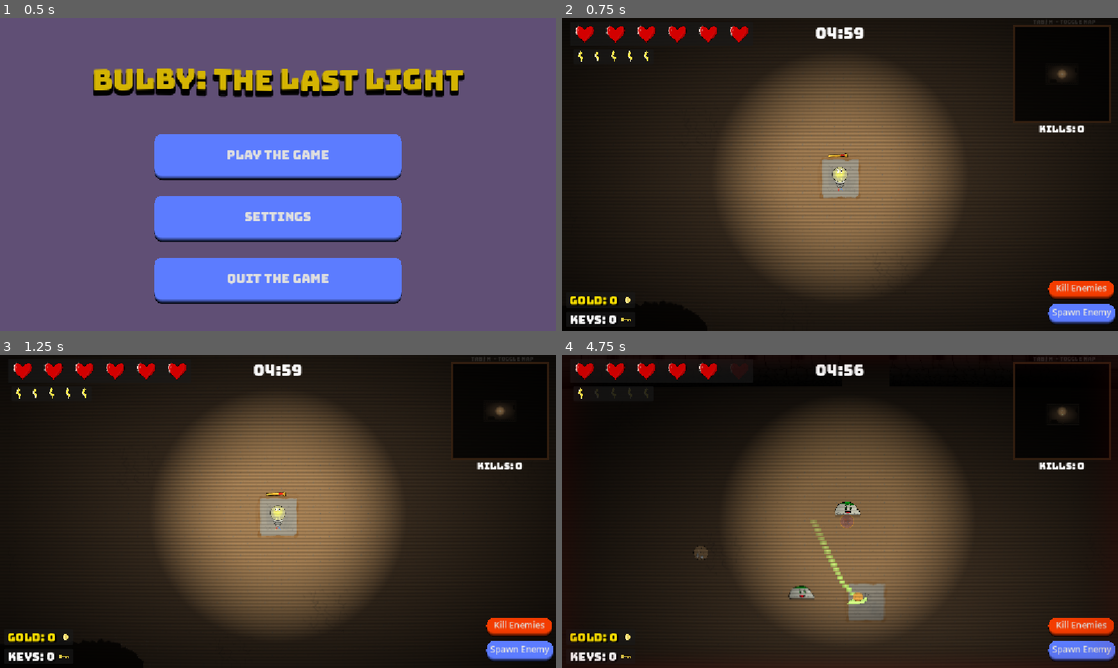
Above: before the commit, frames 1-4 (two rows, left to right).
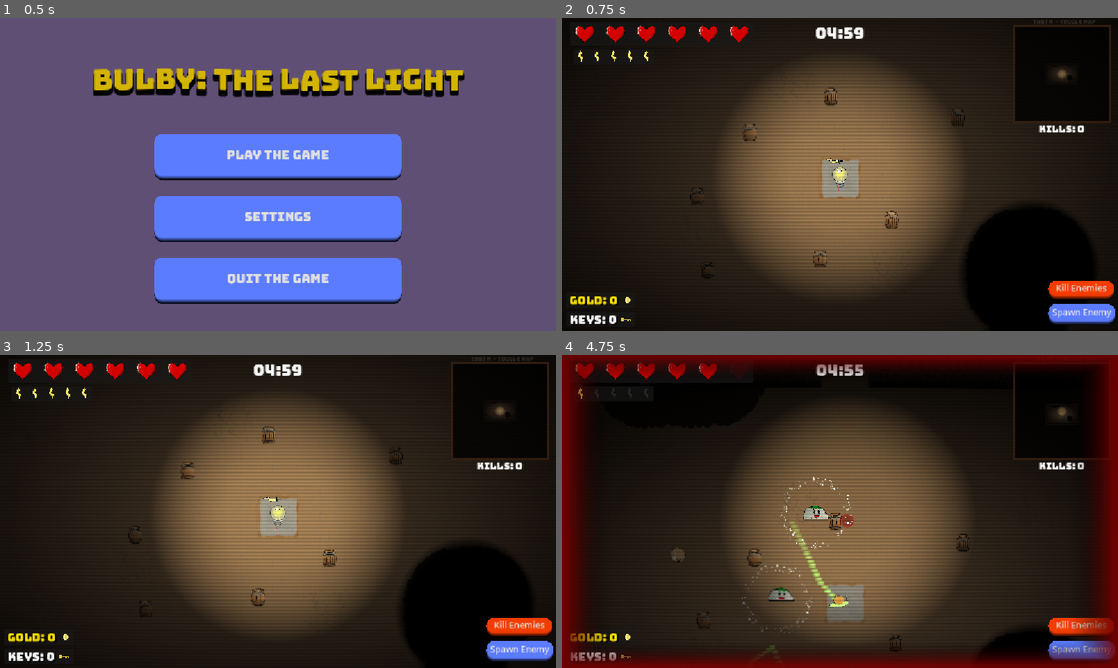
Above: after the commit, the same moments.

Repository: olssonrasmus792-a11y/bindelse-av-isac
Game: Godot game, scene res://Scenes/main_menu.tscn
The game is run twice, just before and just after one commit, with the same random seed, the same clock (stepped at 60 frames per second) and the same inputs.
Inputs (mouse positions are in pixels of both pictures, inside the frame that each line leads up to):
- Up to frame 1 (0.5 s): no input
- Up to frame 2 (0.75 s): click "play the game" at 0.5 s
- Up to frame 3 (1.25 s): no input
- Up to frame 4 (4.75 s): click "Kill Enemies" at 1.25 s; click "Spawn Enemy" at 2 s; move the mouse to (812, 574) at 2.77 s; press the mouse at (812, 574) at 2.78 s; hold W (up) 2.78-3.5 s; tap Space (roll) at 3.05, 4.55 s; release the mouse at (812, 574) at 3.5 s; drag from (1006, 558) to (840, 511) at 3.52 s; move the mouse to (673, 464) at 4.27 s; press the mouse at (673, 464) at 4.28 s; hold A (left) from 4.28 s (still down)

Frame 1 is identical in both runs. In frame 2, 5.6% of the frame differs, in the area x 23-96%, y 18-97%; in frame 3, 5.6%; in frame 4, 19%, in the area x 0-100%, y 0-100%.

Commit message:
barrels

Diff:
--- /dev/null
+++ b/Heart.tscn
@@ -0,0 +1,30 @@
+[gd_scene load_steps=4 format=3 uid="uid://i070iqw33271"]
+
+[ext_resource type="Script" uid="uid://cukff1cbdas8p" path="res://heart.gd" id="1_fhu63"]
+[ext_resource type="Texture2D" uid="uid://8br0jwustric" path="res://Textures/heart.png" id="2_fhu63"]
+
+[sub_resource type="CircleShape2D" id="CircleShape2D_jc2lb"]
+radius = 32.0
+
+[node name="Node2D" type="Node2D"]
+script = ExtResource("1_fhu63")
+
+[node name="ColorRect" type="ColorRect" parent="."]
+offset_left = -10.0
+offset_top = 14.0
+offset_right = 10.0
+offset_bottom = 18.0
+color = Color(0, 0, 0, 0.19607843)
+
+[node name="Sprite2D" type="Sprite2D" parent="."]
+position = Vector2(1, 0)
+scale = Vector2(0.25, 0.25)
+texture = ExtResource("2_fhu63")
+
+[node name="PickUpArea" type="Area2D" parent="."]
+
+[node name="CollisionShape2D" type="CollisionShape2D" parent="PickUpArea"]
+shape = SubResource("CircleShape2D_jc2lb")
+
+[connection signal="body_entered" from="PickUpArea" to="." method="_on_pick_up_area_body_entered"]
+[connection signal="body_exited" from="PickUpArea" to="." method="_on_pick_up_area_body_exited"]
--- /dev/null
+++ b/Scenes/Coin.tscn
@@ -0,0 +1,30 @@
+[gd_scene load_steps=4 format=3 uid="uid://domnfqwbnuort"]
+
+[ext_resource type="Script" uid="uid://dulmb4485ipqf" path="res://Scripts/coin.gd" id="1_somhs"]
+[ext_resource type="Texture2D" uid="uid://bi3cf83ewrg3n" path="res://Textures/coin.png" id="2_wjfxq"]
+
+[sub_resource type="CircleShape2D" id="CircleShape2D_jc2lb"]
+radius = 13.0
+
+[node name="Node2D" type="Node2D"]
+script = ExtResource("1_somhs")
+
+[node name="ColorRect" type="ColorRect" parent="."]
+offset_left = -10.0
+offset_top = 14.0
+offset_right = 10.0
+offset_bottom = 18.0
+color = Color(0, 0, 0, 0.19607843)
+
+[node name="Sprite2D" type="Sprite2D" parent="."]
+position = Vector2(1, 0)
+scale = Vector2(0.25, 0.25)
+texture = ExtResource("2_wjfxq")
+
+[node name="PickUpArea" type="Area2D" parent="."]
+
+[node name="CollisionShape2D" type="CollisionShape2D" parent="PickUpArea"]
+shape = SubResource("CircleShape2D_jc2lb")
+
+[connection signal="body_entered" from="PickUpArea" to="." method="_on_pick_up_area_body_entered"]
+[connection signal="body_exited" from="PickUpArea" to="." method="_on_pick_up_area_body_exited"]
--- /dev/null
+++ b/Scenes/barrel.tscn
@@ -0,0 +1,19 @@
+[gd_scene load_steps=4 format=3 uid="uid://d4b5t5w22h0ko"]
+
+[ext_resource type="Script" uid="uid://4r5ayjffwgh3" path="res://Scripts/barrel.gd" id="1_m5w3l"]
+[ext_resource type="Texture2D" uid="uid://lyun75p0rj50" path="res://Textures/Barrel.png" id="2_rp70x"]
+
+[sub_resource type="RectangleShape2D" id="RectangleShape2D_a12vh"]
+size = Vector2(108, 142)
+
+[node name="Barrel" type="StaticBody2D" groups=["barrel"]]
+scale = Vector2(0.5, 0.5)
+script = ExtResource("1_m5w3l")
+
+[node name="Sprite2D" type="Sprite2D" parent="."]
+texture = ExtResource("2_rp70x")
+
+[node name="CollisionShape2D" type="CollisionShape2D" parent="."]
+visible = false
+position = Vector2(2, 1)
+shape = SubResource("RectangleShape2D_a12vh")
--- /dev/null
+++ b/Scenes/barrel_explosion.tscn
@@ -0,0 +1,45 @@
+[gd_scene load_steps=6 format=3 uid="uid://dddnxhabc8fbn"]
+
+[sub_resource type="Gradient" id="Gradient_1tdys"]
+offsets = PackedFloat32Array(0, 0.28)
+colors = PackedColorArray(0.23874435, 0.23874438, 0.23874435, 1, 0.5106012, 0.5106013, 0.5106012, 0)
+
+[sub_resource type="GradientTexture2D" id="GradientTexture2D_w6ax0"]
+gradient = SubResource("Gradient_1tdys")
+width = 128
+height = 128
+fill = 1
+fill_from = Vector2(0.5, 0.5)
+
+[sub_resource type="Curve" id="Curve_n4cgw"]
+_data = [Vector2(0, 1), 0.0, 0.0, 0, 0, Vector2(1, 0), 0.0, 0.0, 0, 0]
+point_count = 2
+
+[sub_resource type="CurveTexture" id="CurveTexture_0cukp"]
+curve = SubResource("Curve_n4cgw")
+
+[sub_resource type="ParticleProcessMaterial" id="ParticleProcessMaterial_qpb77"]
+particle_flag_disable_z = true
+direction = Vector3(0, -1, 0)
+spread = 180.0
+initial_velocity_min = 76.09
+initial_velocity_max = 202.64
+gravity = Vector3(0, 0, 0)
+linear_accel_min = -80.58
+linear_accel_max = -80.58
+damping_max = 26.316002
+scale_max = 3.0
+scale_curve = SubResource("CurveTexture_0cukp")
+hue_variation_min = -2.2351742e-08
+hue_variation_max = 0.19999997
+turbulence_noise_strength = 0.0
+turbulence_noise_scale = 3.077
+
+[node name="BarrelExplosion" type="GPUParticles2D"]
+emitting = false
+amount = 40
+texture = SubResource("GradientTexture2D_w6ax0")
+one_shot = true
+explosiveness = 1.0
+randomness = 0.5
+process_material = SubResource("ParticleProcessMaterial_qpb77")
--- a/Scenes/jump_effects.tscn
+++ b/Scenes/jump_effects.tscn
@@ -1,6 +1,6 @@
 [gd_scene load_steps=20 format=3 uid="uid://b4qmvkb0gafpl"]
 
-[ext_resource type="Script" uid="uid://02ah20uwe80r" path="res://Scenes/jump_effects.gd" id="1_13wyp"]
+[ext_resource type="Script" uid="uid://02ah20uwe80r" path="res://Scripts/jump_effects.gd" id="1_13wyp"]
 
 [sub_resource type="Gradient" id="Gradient_mwejy"]
 offsets = PackedFloat32Array(0)
@@ -135,7 +135,7 @@
 explosiveness = 1.0
 collision_base_size = 3.0
 local_coords = true
-trail_lifetime = 0.09999999999999999
+trail_lifetime = 0.1
 trail_sections = 12
 process_material = SubResource("ParticleProcessMaterial_gf5sf")
 
@@ -165,19 +165,16 @@
 process_material = SubResource("ParticleProcessMaterial_bspdm")
 
 [node name="Collision" type="Area2D" parent="."]
-visible = false
 
 [node name="CollisionShape2D" type="CollisionShape2D" parent="Collision"]
 shape = SubResource("CircleShape2D_yk1pb")
 
 [node name="Collision2" type="Area2D" parent="."]
-visible = false
 
 [node name="CollisionShape2D" type="CollisionShape2D" parent="Collision2"]
 shape = SubResource("CircleShape2D_13wyp")
 
 [node name="Collision3" type="Area2D" parent="."]
-visible = false
 
 [node name="CollisionShape2D" type="CollisionShape2D" parent="Collision3"]
 shape = SubResource("CircleShape2D_fu3cw")
--- a/Scenes/main.tscn
+++ b/Scenes/main.tscn
@@ -95,15 +95,12 @@
 position = Vector2(576, 320)
 script = ExtResource("3_8gbba")
 
-[node name="BatSprite" parent="Player/AttackArea" index="0"]
-frame_progress = 0.0
-
 [node name="RollTimer" type="Timer" parent="Player" groups=["timers"]]
 wait_time = 0.4
 one_shot = true
 
 [node name="AttackTimer" type="Timer" parent="Player" groups=["timers"]]
-wait_time = 0.1
+wait_time = 0.2
 one_shot = true
 
 [node name="AttackCooldown" type="Timer" parent="Player" groups=["timers"]]
--- a/Scenes/player.tscn
+++ b/Scenes/player.tscn
@@ -1,8 +1,9 @@
-[gd_scene load_steps=35 format=3 uid="uid://cyhswvdif7wx7"]
+[gd_scene load_steps=42 format=3 uid="uid://cyhswvdif7wx7"]
 
 [ext_resource type="Script" uid="uid://b2ak88d4qpiug" path="res://Scripts/Weapon.gd" id="1_6t5aa"]
-[ext_resource type="Texture2D" uid="uid://bo61tqjm0cruy" path="res://Textures/Bat.png" id="1_cvnsp"]
 [ext_resource type="Texture2D" uid="uid://dqkxms1huepa7" path="res://Textures/Bulb Run sprite sheet.png" id="1_v0iea"]
+[ext_resource type="Texture2D" uid="uid://crgjvc2x6p5mk" path="res://Textures/Sword.png" id="2_6t5aa"]
+[ext_resource type="Texture2D" uid="uid://dyt6v2vuvu7c0" path="res://Textures/Sword new (3).png" id="3_vgqql"]
 
 [sub_resource type="CapsuleShape2D" id="CapsuleShape2D_344ge"]
 radius = 28.0
@@ -23,47 +24,94 @@
 fill_from = Vector2(0.5, 0.5)
 fill_to = Vector2(0.9626168, 0.07165109)
 
+[sub_resource type="AtlasTexture" id="AtlasTexture_xwi16"]
+atlas = ExtResource("3_vgqql")
+region = Rect2(4200, 600, 600, 600)
+
+[sub_resource type="AtlasTexture" id="AtlasTexture_ph33w"]
+atlas = ExtResource("3_vgqql")
+region = Rect2(5400, 600, 600, 600)
+
+[sub_resource type="AtlasTexture" id="AtlasTexture_r7t2e"]
+atlas = ExtResource("3_vgqql")
+region = Rect2(6600, 600, 600, 600)
+
+[sub_resource type="AtlasTexture" id="AtlasTexture_ax3m3"]
+atlas = ExtResource("3_vgqql")
+region = Rect2(7800, 600, 600, 600)
+
 [sub_resource type="AtlasTexture" id="AtlasTexture_igrcy"]
-atlas = ExtResource("1_cvnsp")
-region = Rect2(0, 200, 200, 200)
-
-[sub_resource type="AtlasTexture" id="AtlasTexture_fs7ks"]
-atlas = ExtResource("1_cvnsp")
-region = Rect2(200, 200, 200, 200)
-
-[sub_resource type="AtlasTexture" id="AtlasTexture_l6n3p"]
-atlas = ExtResource("1_cvnsp")
-region = Rect2(400, 200, 200, 200)
-
-[sub_resource type="AtlasTexture" id="AtlasTexture_olqyp"]
-atlas = ExtResource("1_cvnsp")
-region = Rect2(800, 200, 200, 200)
-
-[sub_resource type="AtlasTexture" id="AtlasTexture_wpjfl"]
-atlas = ExtResource("1_cvnsp")
-region = Rect2(1000, 200, 200, 200)
-
-[sub_resource type="SpriteFrames" id="SpriteFrames_0gysh"]
+atlas = ExtResource("3_vgqql")
+region = Rect2(6600, 600, 600, 600)
+
+[sub_resource type="AtlasTexture" id="AtlasTexture_sbwqj"]
+atlas = ExtResource("3_vgqql")
+region = Rect2(5400, 600, 600, 600)
+
+[sub_resource type="AtlasTexture" id="AtlasTexture_sweqm"]
+atlas = ExtResource("3_vgqql")
+region = Rect2(4200, 600, 600, 600)
+
+[sub_resource type="AtlasTexture" id="AtlasTexture_0gysh"]
+atlas = ExtResource("2_6t5aa")
+region = Rect2(0, 0, 600, 600)
+
+[sub_resource type="AtlasTexture" id="AtlasTexture_vfarp"]
+atlas = ExtResource("2_6t5aa")
+region = Rect2(600, 0, 600, 600)
+
+[sub_resource type="AtlasTexture" id="AtlasTexture_y6uwr"]
+atlas = ExtResource("2_6t5aa")
+region = Rect2(1200, 0, 600, 600)
+
+[sub_resource type="AtlasTexture" id="AtlasTexture_83xs0"]
+atlas = ExtResource("2_6t5aa")
+region = Rect2(1800, 0, 600, 600)
+
+[sub_resource type="SpriteFrames" id="SpriteFrames_ypfnu"]
 animations = [{
 "frames": [{
 "duration": 1.0,
+"texture": SubResource("AtlasTexture_xwi16")
+}, {
+"duration": 1.0,
+"texture": SubResource("AtlasTexture_ph33w")
+}, {
+"duration": 1.0,
+"texture": SubResource("AtlasTexture_r7t2e")
+}, {
+"duration": 1.0,
+"texture": SubResource("AtlasTexture_ax3m3")
+}, {
+"duration": 1.0,
 "texture": SubResource("AtlasTexture_igrcy")
 }, {
 "duration": 1.0,
-"texture": SubResource("AtlasTexture_fs7ks")
-}, {
-"duration": 1.0,
-"texture": SubResource("AtlasTexture_l6n3p")
-}, {
-"duration": 1.0,
-"texture": SubResource("AtlasTexture_olqyp")
-}, {
-"duration": 1.0,
-"texture": SubResource("AtlasTexture_wpjfl")
+"texture": SubResource("AtlasTexture_sbwqj")
+}, {
+"duration": 1.0,
+"texture": SubResource("AtlasTexture_sweqm")
 }],
 "loop": false,
 "name": &"Attack",
-"speed": 16.0
+"speed": 30.0
+}, {
+"frames": [{
+"duration": 1.0,
+"texture": SubResource("AtlasTexture_0gysh")
+}, {
+"duration": 1.0,
+"texture": SubResource("AtlasTexture_vfarp")
+}, {
+"duration": 1.0,
+"texture": SubResource("AtlasTexture_y6uwr")
+}, {
+"duration": 1.0,
+"texture": SubResource("AtlasTexture_83xs0")
+}],
+"loop": true,
+"name": &"Idle",
+"speed": 15.0
 }]
 
 [sub_resource type="AtlasTexture" id="AtlasTexture_vgqql"]
@@ -292,18 +340,18 @@
 rotation = 0.05905618
 script = ExtResource("1_6t5aa")
 
-[node name="BatSprite" type="AnimatedSprite2D" parent="AttackArea"]
-z_index = 2
-position = Vector2(65, 9.000002)
-rotation = -1.8844452
-sprite_frames = SubResource("SpriteFrames_0gysh")
-animation = &"Attack"
-frame = 4
-frame_progress = 1.0
-flip_v = true
-
 [node name="AttackCollision" type="CollisionPolygon2D" parent="AttackArea"]
-polygon = PackedVector2Array(47, -55, 81, -49, 102, -32, 117, -18, 125, 4, 123, 14, 111, 20, 83, 29, 62, 37, 42, 40, 35, 25, 37, -7, 36, -43)
+position = Vector2(-4.682544, -19.292952)
+polygon = PackedVector2Array(50.699936, -49.543087, 80.88373, -47.320713, 106.66646, -34.820667, 121.95927, -21.235283, 135.21808, 7.56806, 135.22832, 41.62683, 113.50275, 46.91834, 102.63997, 49.56409, 97.235535, 42.871407, 69.46141, 47.518787, 48.398727, 39.211777, 36.41453, 22.890652, 32.97763, -10.428894, 30.852846, -46.36613)
+
+[node name="SwordSprite" type="AnimatedSprite2D" parent="AttackArea"]
+position = Vector2(50.61969, 14.092546)
+rotation = -0.7075157
+scale = Vector2(0.21999998, 0.21999998)
+sprite_frames = SubResource("SpriteFrames_ypfnu")
+animation = &"Idle"
+autoplay = "Idle"
+offset = Vector2(96.62975, -84.13229)
 
 [node name="Visuals" type="Node2D" parent="."]
 
--- a/Scenes/room.tscn
+++ b/Scenes/room.tscn
@@ -13,6 +13,7 @@
 [ext_resource type="Texture2D" uid="uid://h8djb4sx8vhl" path="res://Textures/Tiles/Drop corner.png" id="11_03u2k"]
 [ext_resource type="Texture2D" uid="uid://nbsolrltr2nk" path="res://Textures/Tiles/Wall 3.png" id="11_wph6n"]
 [ext_resource type="Texture2D" uid="uid://b3dgkrexylwy" path="res://Textures/Tiles/Wall 4.png" id="13_03u2k"]
+[ext_resource type="PackedScene" uid="uid://d4b5t5w22h0ko" path="res://Scenes/barrel.tscn" id="14_5fqy3"]
 
 [sub_resource type="TileSetAtlasSource" id="TileSetAtlasSource_4gp0m"]
 texture = ExtResource("2_gkney")
@@ -308,6 +309,7 @@
 texture = SubResource("GradientTexture2D_5fqy3")
 
 [node name="NavigationRegion2D" type="NavigationRegion2D" parent="."]
+visible = false
 position = Vector2(8, -8)
 navigation_polygon = SubResource("NavigationPolygon_03u2k")
 
@@ -321,6 +323,27 @@
 affect_navigation_mesh = true
 carve_navigation_mesh = true
 
+[node name="Barrel" parent="." instance=ExtResource("14_5fqy3")]
+position = Vector2(1016, 1240)
+
+[node name="Barrel2" parent="." instance=ExtResource("14_5fqy3")]
+position = Vector2(1313, 1077)
+
+[node name="Barrel3" parent="." instance=ExtResource("14_5fqy3")]
+position = Vector2(723, 713)
+
+[node name="Barrel4" parent="." instance=ExtResource("14_5fqy3")]
+position = Vector2(503, 979)
+
+[node name="Barrel5" parent="." instance=ExtResource("14_5fqy3")]
+position = Vector2(1060, 563)
+
+[node name="Barrel6" parent="." instance=ExtResource("14_5fqy3")]
+position = Vector2(1591, 651)
+
+[node name="Barrel7" parent="." instance=ExtResource("14_5fqy3")]
+position = Vector2(541, 1291)
+
 [connection signal="body_entered" from="Area2D" to="." method="_on_area_2d_body_entered"]
 [connection signal="body_exited" from="Area2D" to="." method="_on_area_2d_body_exited"]
 [connection signal="body_entered" from="EnemySpawnArea" to="." method="_on_enemy_spawn_area_body_entered"]
--- a/Scripts/Weapon.gd
+++ b/Scripts/Weapon.gd
@@ -1,7 +1,7 @@
 extends Area2D
 
 
-@export var distance_from_player := 40
+@export var distance_from_player := 15
 
 func _process(_delta):
 	var mouse_pos = get_global_mouse_position()
--- /dev/null
+++ b/Scripts/barrel.gd
@@ -0,0 +1,42 @@
+extends Node2D
+
+@export var explosion_scene = preload("res://Scenes/barrel_explosion.tscn")
+@export var coin_scene = preload("res://Scenes/Coin.tscn")
+@export var key_scene := preload("res://Scenes/Key.tscn")
+@export var heart_scene := preload("res://Heart.tscn")
+
+var coin_spawn_chance = 0.4
+var key_spawn_chance = 0.05
+var hp_spawn_chance = 0.1
+
+# Called every frame. 'delta' is the elapsed time since the previous frame.
+func _process(_delta: float) -> void:
+	pass
+
+func hit():
+	drop_loot()
+
+	var explosion = explosion_scene.instantiate()
+
+	explosion.global_position = position
+	get_parent().call_deferred("add_child", explosion)  # defer adding
+	explosion.emitting = true
+
+	queue_free()
+
+func drop_loot():
+
+	if randf() < coin_spawn_chance:
+		var item = coin_scene.instantiate()
+		item.global_position = position + Vector2(randi_range(-25, 25), randi_range(-25, 25))
+		get_parent().call_deferred("add_child", item)  # defer adding
+
+	if randf() < key_spawn_chance:
+		var item = key_scene.instantiate()
+		item.global_position = position + Vector2(randi_range(-25, 25), randi_range(-25, 25))
+		get_parent().call_deferred("add_child", item)  # defer adding
+
+	if randf() < hp_spawn_chance:
+		var item = heart_scene.instantiate()
+		item.global_position = position + Vector2(randi_range(-25, 25), randi_range(-25, 25))
+		get_parent().call_deferred("add_child", item)  # defer adding
--- /dev/null
+++ b/Scripts/coin.gd
@@ -0,0 +1,44 @@
+extends Node2D
+
+@onready var sprite_2d: Sprite2D = $Sprite2D
+
+var base_y
+var time := 0.0
+@export var float_speed := 2.0
+@export var float_amount := 5.0
+
+var pickup_delay_timer = 0.0
+var pickup_delay_duration = 0.5
+
+var can_pick_up = false
+var player_is_close = false
+
+func _ready() -> void:
+	pickup_delay_timer = pickup_delay_duration
+	base_y = sprite_2d.position.y
+
+func _process(delta: float) -> void:
+	if pickup_delay_timer > 0:
+		pickup_delay_timer -= delta
+		if pickup_delay_timer <= 0:
+			can_pick_up = true
+
+	if player_is_close and can_pick_up:
+		GameState.gold += 1
+		var floating_text_scene = preload("res://Scenes/FloatingText.tscn")
+		var ft = floating_text_scene.instantiate()
+		ft.text = "+1 Coin"
+		ft.global_position = global_position
+		get_tree().current_scene.add_child(ft)  # Or a dedicated UI node
+		queue_free()
+
+	time += delta
+	sprite_2d.position.y = base_y + sin(time * float_speed) * float_amount
+
+func _on_pick_up_area_body_entered(body: Node2D) -> void:
+	if body.name == "Player" and can_pick_up:
+		player_is_close = true
+
+func _on_pick_up_area_body_exited(body: Node2D) -> void:
+	if body.name == "Player":
+		player_is_close = false
--- a/Scenes/jump_effects.gd
+++ b/Scripts/jump_effects.gd
@@ -21,12 +21,18 @@
 func _process(_delta: float) -> void:
 	if jump_effect.emitting:
 		collision.monitoring = true
+	else:
+		collision.monitoring = false
 
 	if jump_effect_2.emitting:
 		collision_2.monitoring = true
+	else:
+		collision_2.monitoring = false
 
 	if jump_effect_3.emitting:
 		collision_3.monitoring = true
+	else:
+		collision_3.monitoring = false
 
 
 func _on_collision_body_entered(body: Node2D) -> void:
--- a/Scripts/player.gd
+++ b/Scripts/player.gd
@@ -15,13 +15,17 @@
 @onready var health_panel: PanelContainer = $"../UI/health_panel"
 @onready var stamina_panel: PanelContainer = $"../UI/stamina_panel"
 @onready var attack_area: Area2D = $AttackArea
-@onready var bat_sprite: AnimatedSprite2D = $AttackArea/BatSprite
+@onready var sword_sprite: AnimatedSprite2D = $AttackArea/SwordSprite
 @onready var color_timer: Timer = $ColorTimer
 @onready var ambient_light: CanvasModulate = $"../Ambient Light"
 @onready var death_particles: GPUParticles2D = $Visuals/DeathParticles
 @onready var damage_vignette: TextureRect = $"../UI/DamageVignette"
 
 enum ColorState { YELLOW, RED, GREEN }
+
+@onready var sword_base_position = sword_sprite.position
+@onready var sword_base_rotation = sword_sprite.rotation
+@onready var sword_base_scale = sword_sprite.scale
 
 var spawn_pos
 var damage = 4
@@ -79,7 +83,7 @@
 	point_light_2d.color = Color.LIGHT_YELLOW
 	roll_light.color = Color.LIGHT_YELLOW
 	death_particles.emitting = false
-	bat_sprite.visible = true
+	sword_sprite.visible = true
 	update_health()
 	update_stamina_ui()
 
@@ -121,8 +125,11 @@
 	if event.is_action_pressed("attack") and !attacking and !recharging and stamina > 0 and !rolling:
 		attacking = true
 		attack_timer.start(0.2)
+		play_sword_swing()
 		stamina -= 1
 		update_stamina_ui()
+		await get_tree().create_timer(0.1).timeout
+		attack_area.monitoring = true
 
 	if event.is_action_pressed("swap_color") and !attacking and !switching_color:
 		next_color()
@@ -158,10 +165,54 @@
 
 func handle_attacking():
 	if attacking and !is_dead:
-		attack_area.monitoring = true
+		pass
 	else:
 		attack_area.monitoring = false
 
+func play_sword_swing():
+	var t = create_tween()
+	t.set_parallel(false)
+
+	# Anticipation
+	t.tween_property(sword_sprite, "rotation", sword_base_rotation + deg_to_rad(-20), 0.15)
+
+	# Snap
+	var tw = t.tween_property(sword_sprite, "rotation", sword_base_rotation + deg_to_rad(90), 0.1)
+	tw.set_trans(Tween.TRANS_EXPO)
+	tw.set_ease(Tween.EASE_OUT)
+
+	# Overshoot
+	tw = t.tween_property(sword_sprite, "rotation", sword_base_rotation + deg_to_rad(80), 0.08)
+	tw.set_trans(Tween.TRANS_BACK)
+	tw.set_ease(Tween.EASE_OUT)
+
+
+	# Return rotation
+	t.tween_property(sword_sprite, "rotation", sword_base_rotation, 0.12)
+
+
+func sword_smear():
+	var t = create_tween()
+	await get_tree().create_timer(0.1).timeout
+	t.tween_property(sword_sprite, "scale", sword_base_scale * Vector2(1.6, 0.7), 0.03)
+	t.tween_property(sword_sprite, "scale", sword_base_scale, 0.03).set_delay(0.03)
+
+
+func spawn_afterimages():
+	for i in 10:
+		var ghost = sword_sprite.duplicate()
+		add_child(ghost)
+		ghost.global_position = sword_sprite.global_position
+		ghost.rotation = sword_sprite.rotation
+		ghost.scale = sword_sprite.scale
+		ghost.modulate = Color(1, 1, 1, 0.8)
+		ghost.z_index -= 1
+
+		var t = create_tween()
+		t.tween_property(ghost, "modulate:a", 0.0, 0.15)
+		t.tween_callback(ghost.queue_free)
+
+		await get_tree().create_timer(0.02).timeout
 
 func handle_color():
 	if switching_color:
@@ -180,6 +231,9 @@
 		for cam in get_tree().get_nodes_in_group("camera"):
 			cam.shake(0.75)
 		hit_stop(0.05, 0.25)
+
+	if body.is_in_group("barrel"):
+		body.hit()
 
 func _on_attack_timer_timeout() -> void:
 	attack_cooldown.start(0.5)
@@ -254,7 +308,7 @@
 	roll_collision.disabled = true
 	roll_light.visible = false
 	point_light_2d.visible = true
-	bat_sprite.visible = true
+	sword_sprite.visible = true
 
 	point_light_2d.energy = lerp(point_light_2d.energy, target_energy, lerp_speed)
 	roll_light.energy = lerp(roll_light.energy, target_energy, lerp_speed)
@@ -263,7 +317,7 @@
 		death_light_time += delta * 4  # speed of pulsing
 		point_light_2d.energy = death_light_base + sin(death_light_time) * death_light_amplitude
 		animated_sprite_2d.play("Idle" + str(health_state))
-		bat_sprite.visible = false
+		sword_sprite.visible = false
 
 	if rolling:
 		visuals.scale.x = -1 if input_direction.x > 0 else 1
@@ -275,7 +329,7 @@
 		roll_light.visible = true
 		point_light_2d.visible = false
 
-		bat_sprite.visible = false
+		sword_sprite.visible = false
 	elif input_direction:
 		animated_sprite_2d.play("Run" + str(health_state))
 	else:
@@ -284,9 +338,6 @@
 
 	if input_direction.x:
 		visuals.scale.x = -1 if input_direction.x < 0 else 1
-
-	if attacking:
-		bat_sprite.play("Attack")
 
 func die():
 	is_dead = true
--- a/Scripts/room_generator.gd
+++ b/Scripts/room_generator.gd
@@ -3,8 +3,8 @@
 @onready var enemies: Node2D = $"../Enemies"
 @export var room_scenes = [
 	preload("res://Scenes/room.tscn"),
-	preload("res://Scenes/room2.tscn"),
-	preload("res://Scenes/room3.tscn")
+	#preload("res://Scenes/room2.tscn"),
+	#preload("res://Scenes/room3.tscn")
 ]
 @export var player_scene = preload("res://Scenes/player.tscn")
 @export var chest_scene = preload("res://Scenes/Chest.tscn")
--- /dev/null
+++ b/heart.gd
@@ -0,0 +1,50 @@
+extends Node2D
+
+@onready var sprite_2d: Sprite2D = $Sprite2D
+
+var base_y
+var time := 0.0
+@export var float_speed := 2.0
+@export var float_amount := 5.0
+
+var pickup_delay_timer = 0.0
+var pickup_delay_duration = 0.5
+
+var can_pick_up = false
+var player_is_close = false
+
+func _ready() -> void:
+	pickup_delay_timer = pickup_delay_duration
+	base_y = sprite_2d.position.y
+
+func _process(delta: float) -> void:
+	if pickup_delay_timer > 0:
+		pickup_delay_timer -= delta
+		if pickup_delay_timer <= 0:
+			can_pick_up = true
+
+	if player_is_close and can_pick_up:
+		var player = get_tree().get_nodes_in_group("player")
+
+		for p in player:
+			if p.health < p.max_health:
+				p.health += 1  # or however much you want
+				p.update_health()
+
+		var floating_text_scene = preload("res://Scenes/FloatingText.tscn")
+		var ft = floating_text_scene.instantiate()
+		ft.text = "+1 Hp"
+		ft.global_position = global_position
+		get_tree().current_scene.add_child(ft)  # Or a dedicated UI node
+		queue_free()
+
+	time += delta
+	sprite_2d.position.y = base_y + sin(time * float_speed) * float_amount
+
+func _on_pick_up_area_body_entered(body: Node2D) -> void:
+	if body.name == "Player" and can_pick_up:
+		player_is_close = true
+
+func _on_pick_up_area_body_exited(body: Node2D) -> void:
+	if body.name == "Player":
+		player_is_close = false
--- a/project.godot
+++ b/project.godot
@@ -32,6 +32,7 @@
 player=""
 camera=""
 damageEffect=""
+barrel=""
 
 [input]
 
Not shown: 1 places in Scenes/room.tscn that only renumber resources
Not shown, added: Scripts/barrel.gd.uid
Not shown, added: Scripts/coin.gd.uid
Renamed: Scenes/jump_effects.gd.uid -> Scripts/jump_effects.gd.uid
Binary file added: Textures/Barrel.png
Not shown, added: Textures/Barrel.png.import
Binary file added: Textures/Sword new (2).png
Not shown, added: Textures/Sword new (2).png.import
Binary file added: Textures/Sword new (3).png
Not shown, added: Textures/Sword new (3).png.import
Binary file added: Textures/Sword new.png
Not shown, added: Textures/Sword new.png.import
(and 3 more such lines)
